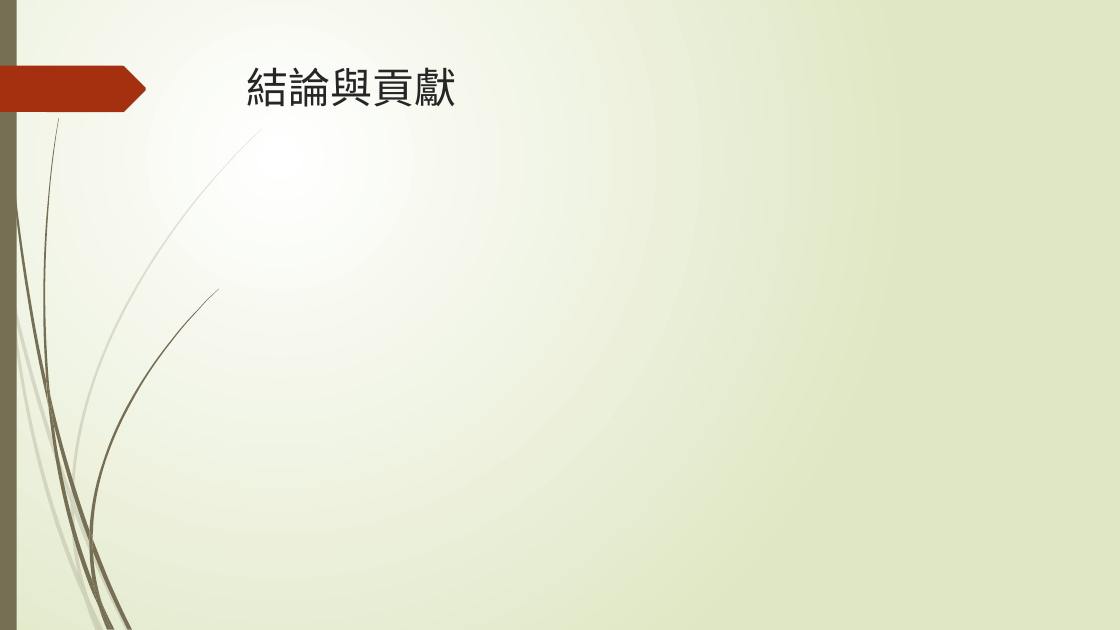
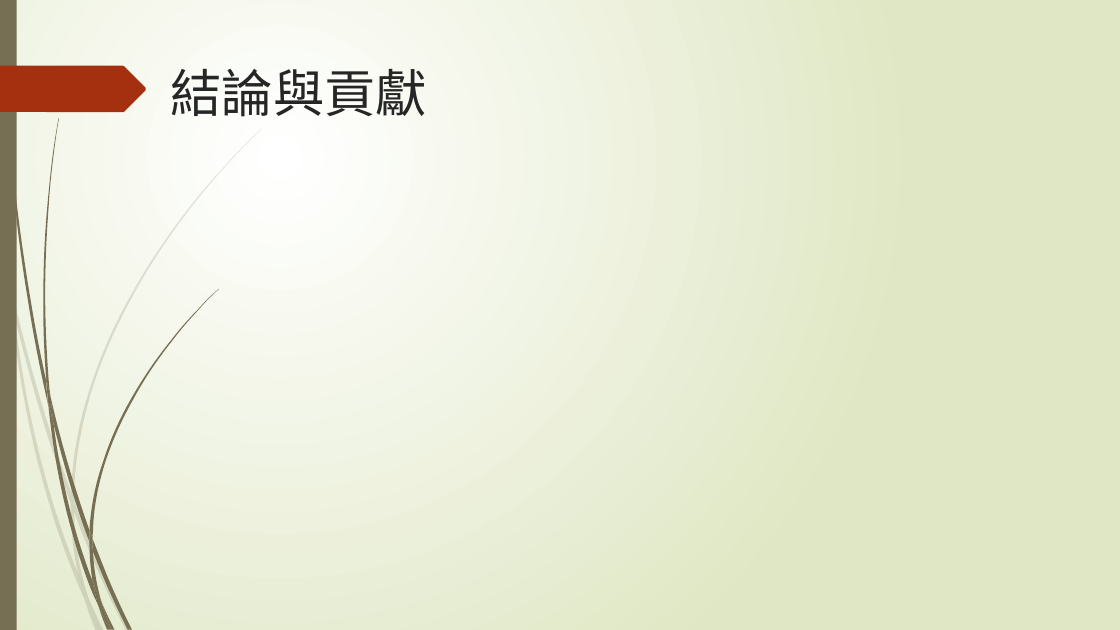
Before and after one commit to NIUWCSP/OTSM, a slide deck: slide 11 of report/以SDR實現OTSM通訊技術.pptx (slide 10 before the commit). Drawn at 1120x630 pixels with LibreOffice and Linux fonts; fonts in the diff are those of the drawing. Boxes give left, top, right and bottom in pixels: in the first picture for what was removed or moved away, otherwise in the second. Text is boxed around its words. In the diff, an @@ line names an element or a change of style, - is before the commit and + after.

```diff
--- a/report/以SDR實現OTSM通訊技術.pptx
+++ b/report/以SDR實現OTSM通訊技術.pptx
@@ title "結論與貢獻": place and size @@
-title "結論與貢獻" at <box>247,67,457,107</box>
+title "結論與貢獻" at <box>170,69,427,117</box>
@@ title "結論與貢獻" at <box>170,69,427,117</box>: size 36 to 44 pt, font League Spartan to Noto Sans CJK JP @@
```
Also in this commit, not shown: 11 other slides changed, 1 slide added, 1 slide removed.
